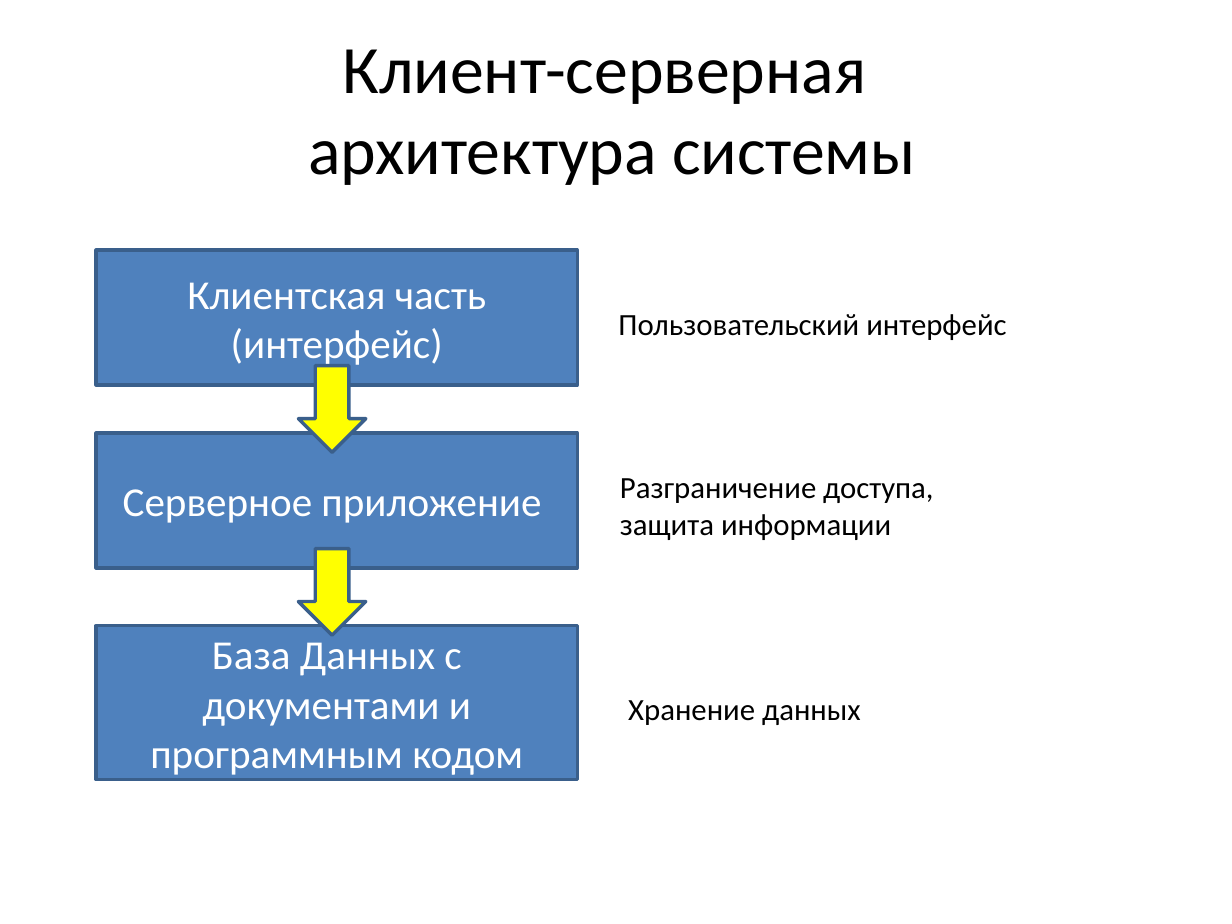
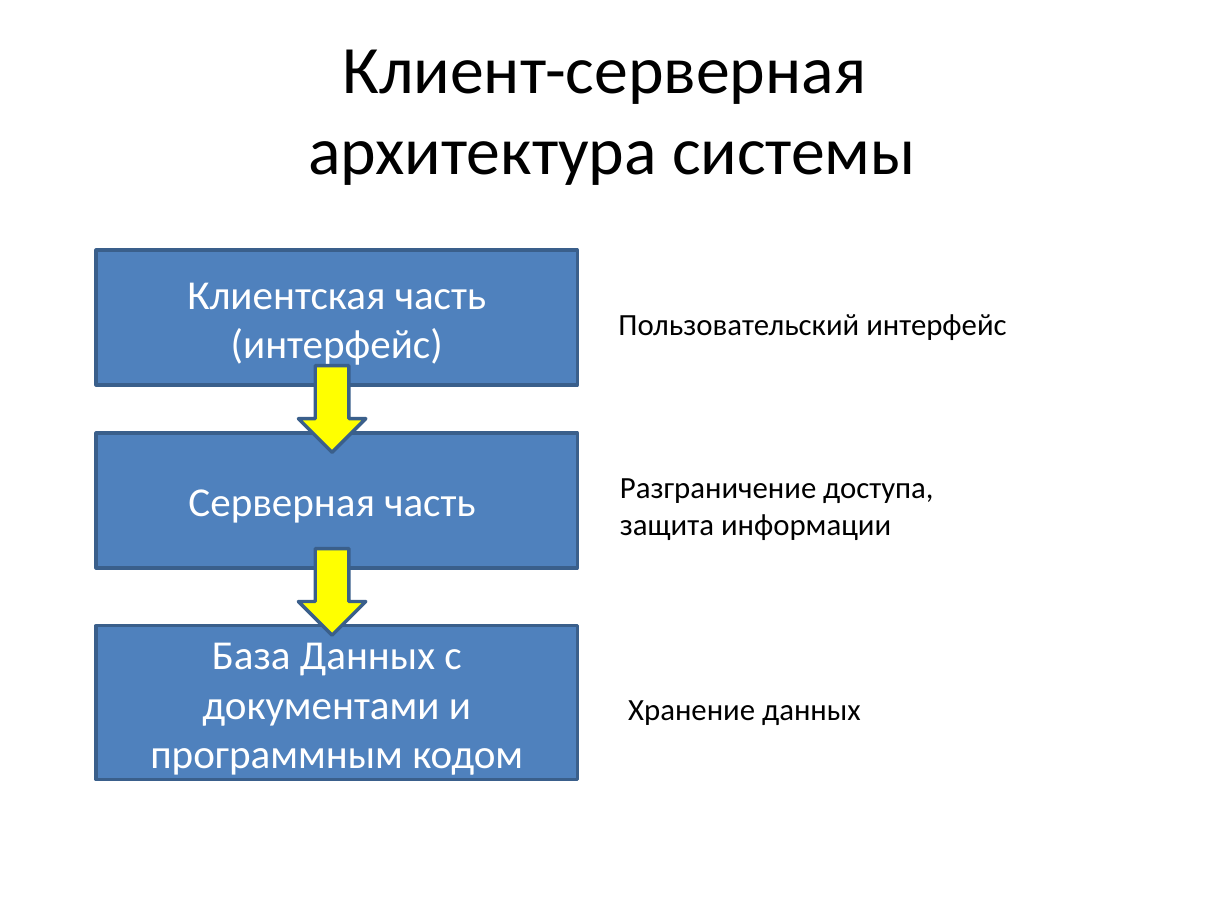
Before and after one commit to stden/diplomx, a slide deck: slide 8 of Кудрявцев Иван Владиславович/Презентация к диплому.pptx. Drawn at 1232x924 pixels with LibreOffice and Linux fonts; fonts in the diff are those of the drawing. Boxes give left, top, right and bottom in pixels: in the first picture for what was removed or moved away, otherwise in the second. Text is boxed around its words. In the diff, an @@ line names an element or a change of style, - is before the commit and + after.

```diff
--- a/Кудрявцев Иван Владиславович/Презентация к диплому.pptx
+++ b/Кудрявцев Иван Владиславович/Презентация к диплому.pptx
@@ text in rectangle at (188, 489, 475, 523): text changed @@
-Серверное приложение
+Серверная часть
```
Also in this commit, not shown: 1 other slide changed, 1 slide added, 4 other files.
